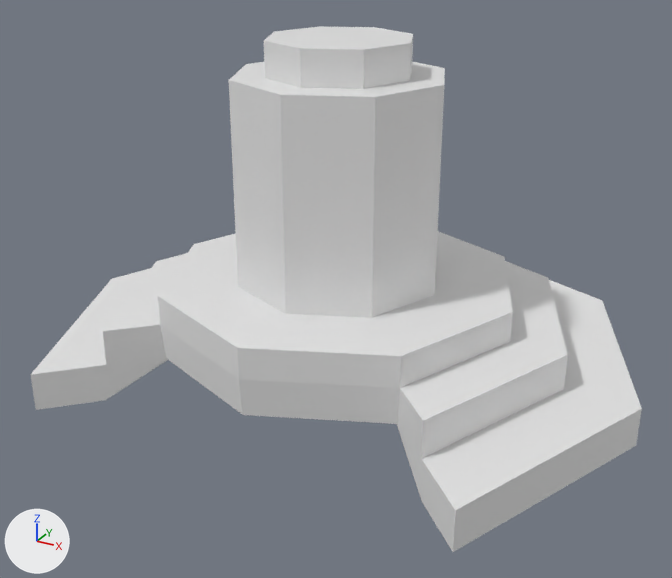
What one commit did to the Blender file Assets/Anson/Models/Alter.blend.
Before and after are seen from a camera (50 mm lens) standing at (1.351, -2.482, 1.547) and looking at (-0.017, 0.005, 0.304). The axes (+X, +Y, +Z) are drawn at lower left. The lights are the same throughout.

The first picture shows 'AlterBase', 'AlterTop'.
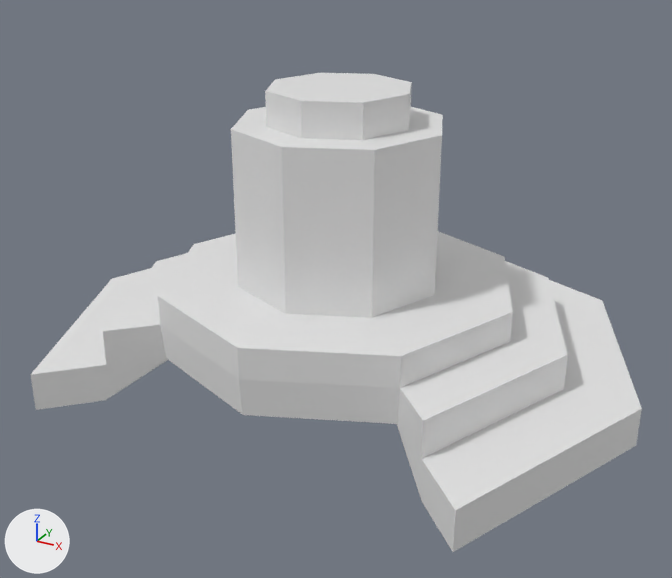
The newer file is also rescaled (x2.0), turned or shifted as a whole; pictures and numbers use the older file's frame.

Edits to the scene script, one JSON object a line:
```json
{"op": "set", "path": "ob_altertop.location", "old": "(0.0, 0.0, 0.86)", "new": "(0.0, 0.0, 0.715)"}
```

Changed parts and their boxes (x1, y1, x2, y2) in the pictures (672 x 578 px):
```json
{"object": "AlterTop", "change": "moved", "before": [229, 26, 445, 318], "after": [231, 73, 443, 318]}
```
